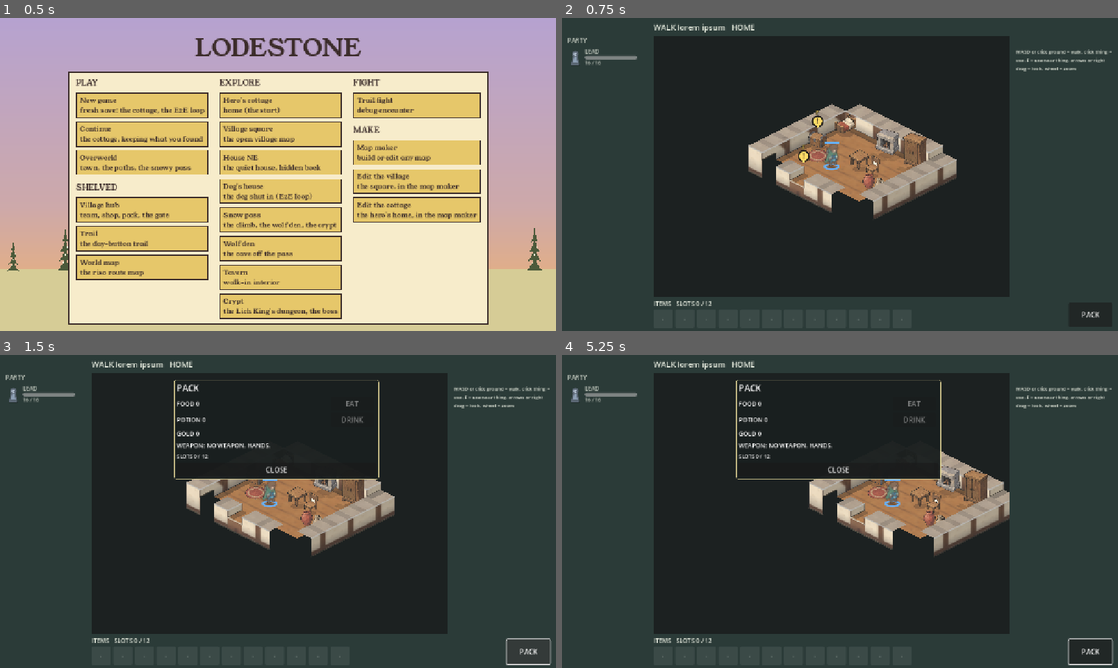
Above: before the commit, frames 1-4 (two rows, left to right).
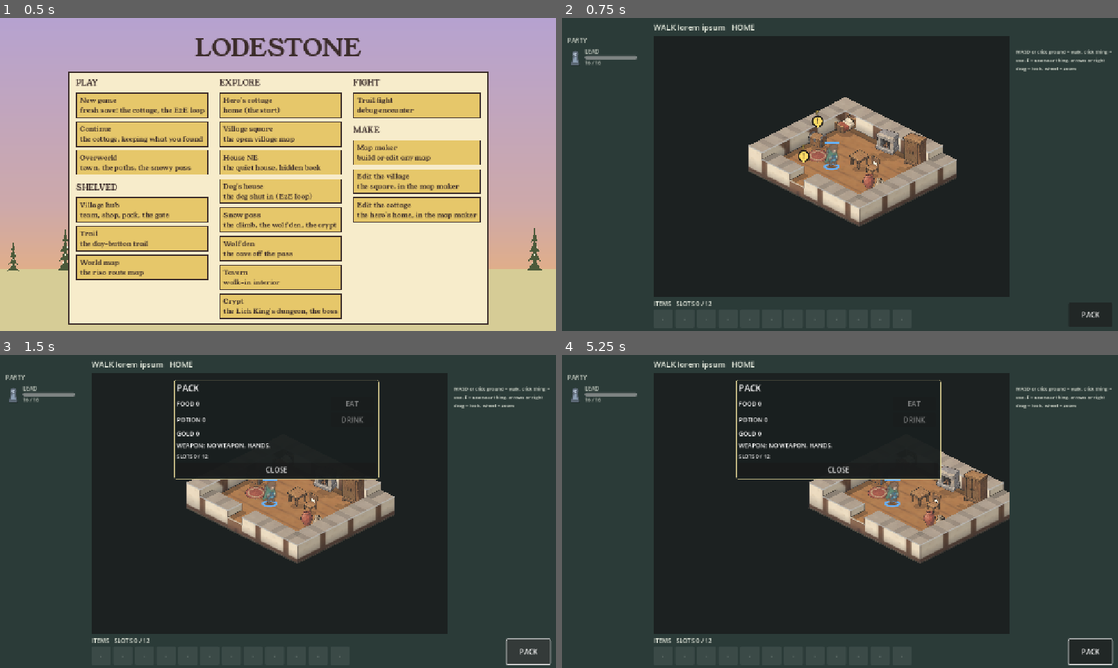
Above: after the commit, the same moments.

Repository: BrandonSigil/lodestone
Game: Godot game, scene res://scenes/launch.tscn
Two runs of this game, one before a commit and one after it. Both use one fixed random seed, a clock stepped at 60 frames per second and the inputs below.
Inputs (mouse positions are in pixels of both pictures, inside the frame that each line leads up to):
- Up to frame 1 (0.5 s): no input
- Up to frame 2 (0.75 s): click "Hero's cottage home (the star…" at 0.5 s
- Up to frame 3 (1.5 s): click "PACK" at 1.25 s
- Up to frame 4 (5.25 s): tap Enter at 2, 3.5, 5, 5.1 s; move the mouse to (962, 495) at 2.02 s; hold D 2.03-2.75 s; tap R at 2.1 s; click (962, 495) at 2.17 s; tap Space at 2.27, 2.75, 4.25 s; drag from (728, 527) to (812, 574) at 2.77 s; move the mouse to (895, 442) at 3.52 s; hold D 3.53-4.25 s; tap Tab at 3.6 s; drag from (812, 574) to (673, 464) at 4.27 s; move the mouse to (1006, 558) at 5.02 s; hold Left from 5.03 s (still down)

Frame 1 is identical in both runs. In frame 2, 1.0% of the frame differs, in the area x 35-56%, y 25-67%; in frame 3, 0.9%; in frame 4, 0.9%.

Commit message:
Fog of war off for now
Brandon found it frustrating and not working well yet. One switch,
ExploreRules.FOG_OF_WAR (false): every explore map draws whole and every
enemy group stands in view. Spotting and ambushes still use the party's
line of sight within 7 cells, so nobody is jumped from across the map.
Each map's fog setting is kept for when it comes back. Test on the pass.

Co-Authored-By: Claude Opus 5.5 <noreply@anthropic.com>

Diff:
--- a/game/scripts/explore/explore_rules.gd
+++ b/game/scripts/explore/explore_rules.gd
@@ -5,6 +5,9 @@
 ## Pure functions on a CombatGrid, so tests run them headless.
 
 const PARTY_SIGHT := 7  ## cells the party sees around each member (line of sight still applies)
+## [USER] 2026-10-28: no fog of war for now; every map is drawn whole. The party still spots enemy groups
+## (and gets spotted) by line of sight within PARTY_SIGHT. True brings back each map's own `fog` setting.
+const FOG_OF_WAR := false
 const ENEMY_SIGHT := 4  ## default for groups; a map can set its own per group
 const INTERACT_CLIMB := 2  ## a thing on a ledge more than this above or below can't be reached
 const HINT_RANGE := 3  ## the interact icon lights up when the leader is this close
--- a/game/scripts/explore/explore_scene.gd
+++ b/game/scripts/explore/explore_scene.gd
@@ -66,7 +66,7 @@
 	board.strangeness = map.strangeness
 	board.art_set = map.art_set
 	board.rot = map.view
-	board.fog_on = map.fog
+	board.fog_on = fogged()
 	board.show_grid = false
 	board.backdrop = true  # the map's look: sky, mountains and forest for valley looks, a dark floor indoors
 	# Outdoors, the painted look's staging (as in the map maker and fights): the set's skyline fixed behind
@@ -356,15 +356,27 @@
 
 func _refresh_sight() -> void:
 	var eyes: Array = party_cells() if mode == M.FIGHT else [leader().cell]
+	# Sight is who the party can spot, fog or not; without fog the whole map counts as seen and is drawn lit.
 	in_sight = ExploreRules.sight(grid, eyes, ExploreRules.PARTY_SIGHT)
-	if not map.fog:
-		in_sight = _every_cell()
+	if not fogged():
+		for c in _every_cell():
+			seen[c] = true
+		var lit := {}
+		for c in seen:
+			lit[c] = 2
+		board.fog = lit
+		return
 	for c in in_sight:
 		seen[c] = true
 	var fog := {}
 	for c in seen:
 		fog[c] = 2 if in_sight.has(c) else 1
 	board.fog = fog
+
+
+## Fog of war on this map: the map asks for it and the switch is on (it is off for now, ExploreRules.FOG_OF_WAR).
+func fogged() -> bool:
+	return map.fog and ExploreRules.FOG_OF_WAR
 
 
 ## Every cell of the map, for maps without fog of war.
@@ -385,7 +397,7 @@
 		if g.state == "gone":
 			continue
 		for u: CombatUnit in g.units:
-			if u.alive() and in_sight.has(u.cell):
+			if u.alive() and (in_sight.has(u.cell) or not fogged()):
 				shown.append(u)
 	board.units = shown
 
@@ -540,7 +552,7 @@
 	if c == CombatBoard.NONE:
 		return
 	var g := group_at(c)
-	if not g.is_empty() and in_sight.has(c):
+	if not g.is_empty() and (in_sight.has(c) or not fogged()):
 		for s in ExploreRules.sight(grid, _group_cells(g), int(g.def.sight)):
 			if seen.has(s):
 				board.highlights[s] = WATCH_COLOR
--- a/game/tests/test_loop.gd
+++ b/game/tests/test_loop.gd
@@ -204,3 +204,27 @@
 		ok(Txt.has(Db.weapons[id].name_key))
 	for p in LevelRules.PICKS:
 		ok(Txt.has("UI_LS_PICK_" + p.to_upper()))
+
+
+## [USER] 2026-10-28: no fog of war for now. The pass is drawn whole from the first step, every group stands
+## in view, but spotting still waits for line of sight (nobody jumps the party from across the map).
+func test_no_fog_of_war() -> void:
+	_db()
+	Game.save_enabled = false
+	Game.reset_meta()
+	Game.run = null
+	Game.explore_map = "snow_pass"
+	Game.explore_entry = Vector2i(-1, -1)
+	var tree := Engine.get_main_loop() as SceneTree
+	var s: Node = load("res://scenes/explore.tscn").instantiate()
+	tree.root.add_child(s)
+	ok(not s.board.fog_on, "the board draws every cell")
+	eq(s.seen.size(), s.grid.w * s.grid.h, "the whole map counts as seen, so any cell can be walked to")
+	var shown := 0
+	for g: Dictionary in s.groups:
+		shown += g.units.filter(func(u: CombatUnit) -> bool: return s.board.units.has(u)).size()
+	eq(shown, 4, "both groups on the pass are in view")
+	ok(s.in_sight.size() < s.grid.w * s.grid.h, "spotting still uses the party's line of sight")
+	ok(s.mode == 0, "no group spotted at the foot of the pass")
+	s.free()
+	Game.explore_map = "home"
Not shown, changed: docs/decisions.md
Not shown, changed: docs/systems/explore.md
